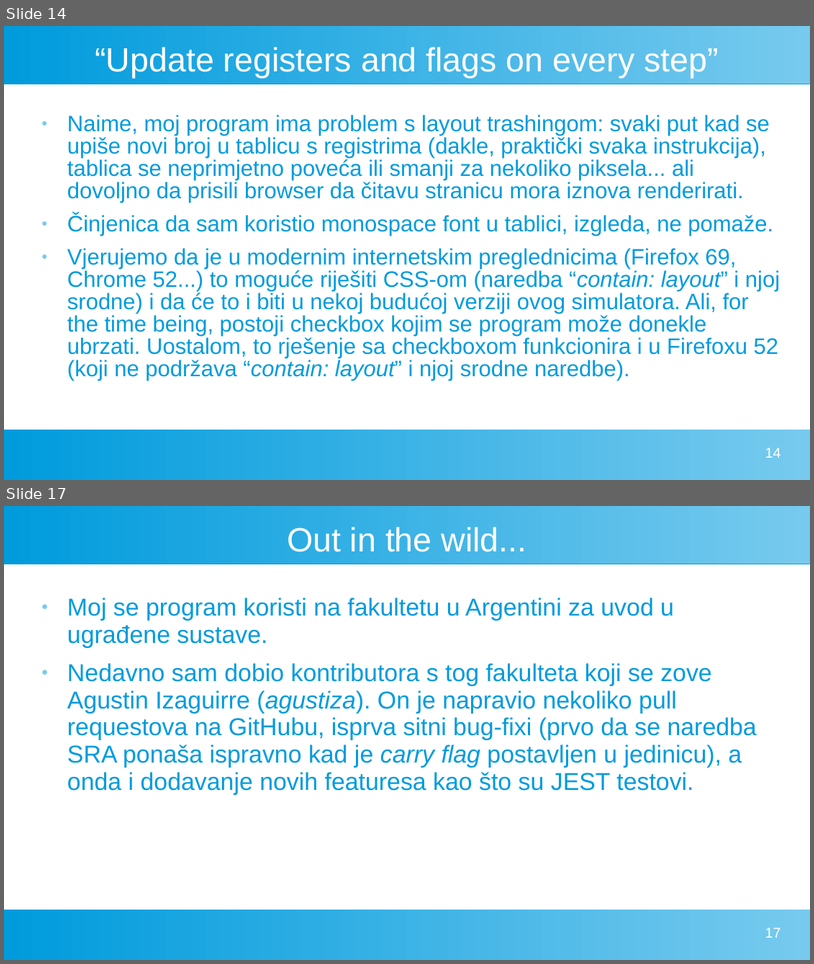
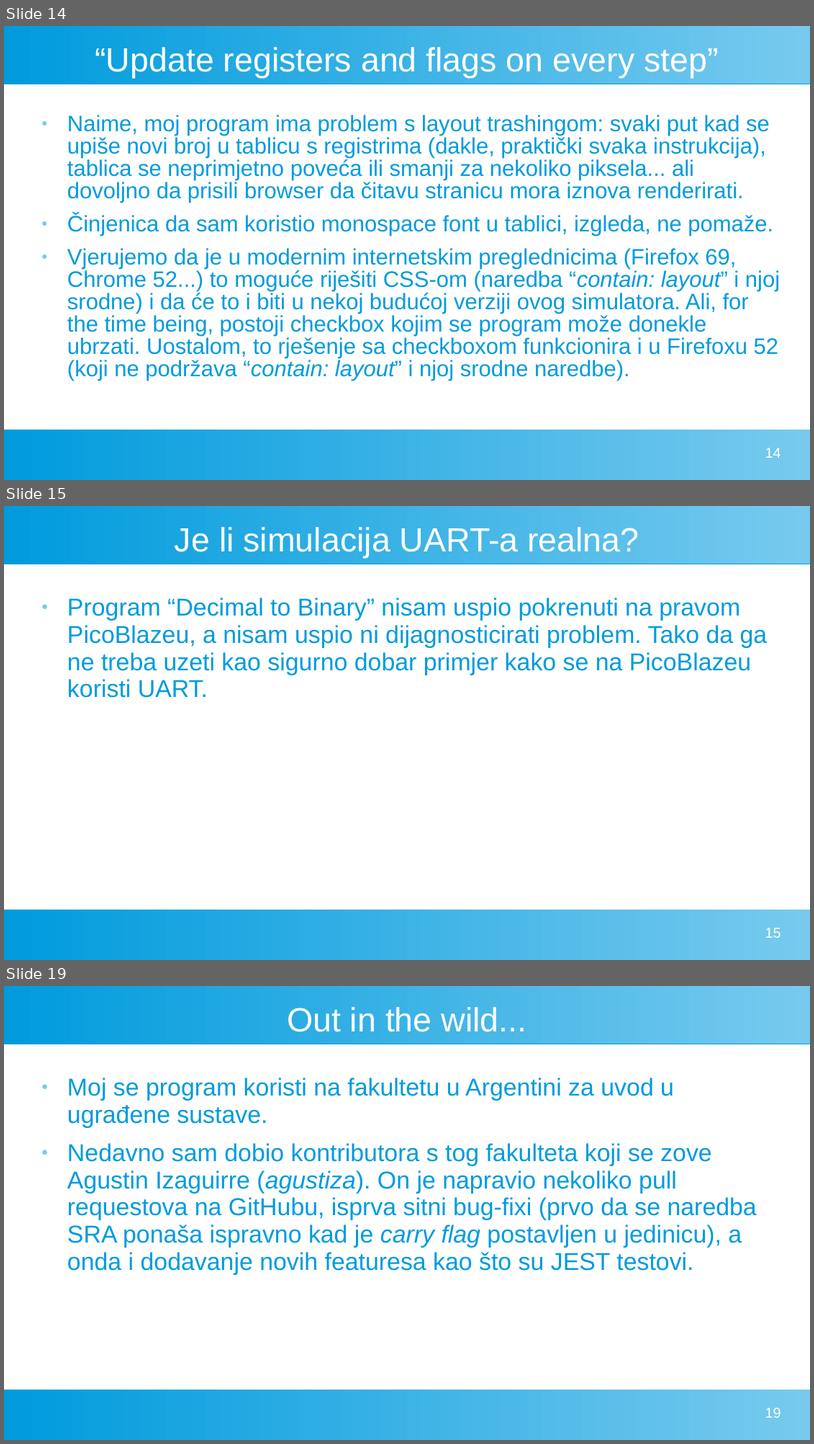
Before and after one commit to FlatAssembler/FlatAssembler.github.io, a slide deck: PicoBlaze/PicoBlaze.ppt. Shown one above the other, each under a label of ours: slides 14 and 17 before the commit, slides 14, 15 and 19 after it; the slides between them are not shown. The pictures are 814x964 and 814x1444 pixels, drawn with LibreOffice and Linux fonts; fonts in the diff are those of the drawing. Boxes give left, top, right and bottom in pixels: in the first picture for what was removed or moved away, otherwise in the second. Text is boxed around its words. In the diff, an @@ line names an element or a change of style, - is before the commit and + after.

Commit message:
Warned about a few more bugs in PicoBlaze Simulator in the presentation

```diff
--- a/PicoBlaze/PicoBlaze.ppt
+++ b/PicoBlaze/PicoBlaze.ppt
@@ slide 15 added at [4,506,810,960], background #FFFFFF; not listed: 2 template elements that a slide beside it also shows @@
@@ title added at [175,527,639,559], 33 pt, text #FFFFFF @@
+Je li simulacija UART-a realna?
@@ text added at [67,597,768,698], 24 pt, text #009BDD @@
+● Program “Decimal to Binary” nisam uspio pokrenuti na pravom PicoBlazeu, a nisam uspio ni dijagnosticirati problem. Tako da ga ne treba uzeti kao sigurno dobar primjer kako se na PicoBlazeu koristi UART.
@@ page number added at [766,927,782,937], 14 pt, text #FFFFFF @@
+15
@@ what was slide 17 is now slide 19 @@
@@ page number at [766,1407,782,1417]: text changed @@
-17
+19
```
Also in this commit, not shown: 3 slides changed, 1 other slide added.
